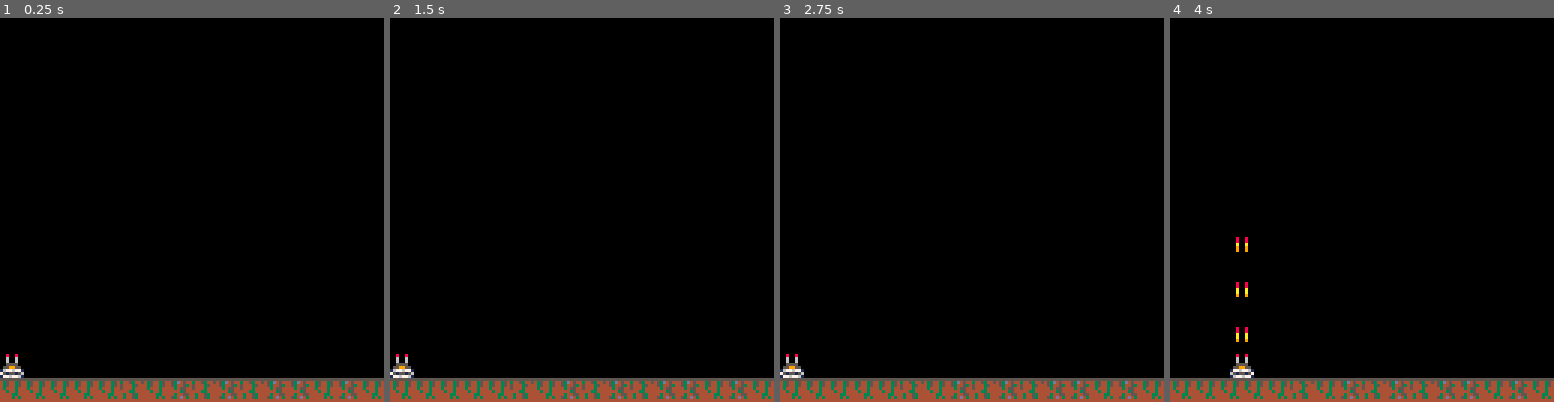
Above: before the commit, frames 1-4 (left to right).
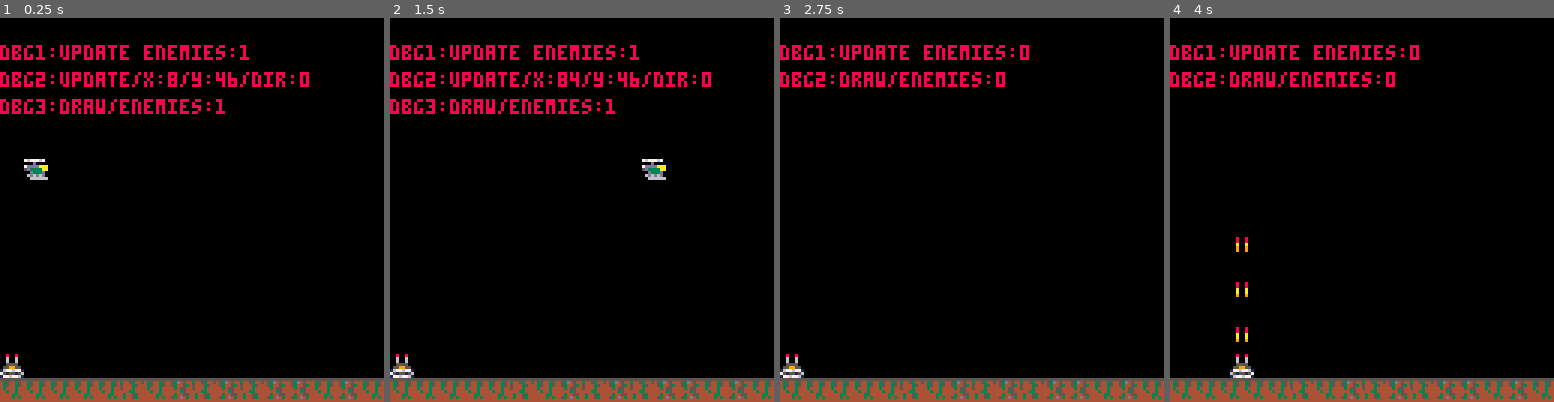
Above: after the commit, the same moments.

Repository: lauripaulo/pico8-games
Game: PICO-8 cartridge picotank/picotank.p8
Same seed, same stepped clock (60 frames per second), same inputs: the game is played once before the commit and once after it.
Inputs:
- Up to frame 1 (0.25 s): no input
- Up to frame 2 (1.5 s): no input
- Up to frame 3 (2.75 s): hold Left 1.97-2.37 s
- Up to frame 4 (4 s): hold Right 2.87-3.53 s; hold Up from 3.58 s (still down)

The runs differ from the first frame. In frame 1, 3.8% of the frame differs, in the area x 0-81%, y 7-43%; in frame 2, 3.8%, in the area x 0-84%, y 7-43%; in frame 3, 2.2%; in frame 4, 2.2%.

Commit message:
Enemy spawn ok!

Diff:
--- a/picotank/main.lua
+++ b/picotank/main.lua
@@ -1,117 +1,185 @@
 -- init
+-- C:\Program Files (x86)\PICO-8\pico8.exe
+function _init()
+    -- constants
+    left = 0
+    right = 1
+    up = 2
+    down = 3
+	tics = 0
+	dbg = {}
 
-function _init()
-	-- constants
-	left = 0
-	right = 1
-	up = 2
-	down = 3
-	tics = 0
+    cfg = {
+        levels = {},
+        lvl_ypos = 15 * 8,
+        playspr = {1, 2},
+        terrspr = {48, 49, 50},
+        shotspr = {17, 18},
+        shot_timer = 5,
+        max_shots = 4,
+        shot_veloc = 3
+    }
 
-	cfg = {
-		levels = {},
-		lvl_ypos = 15 * 8,
-		playspr = {1, 2},
-		terrspr = {48, 49, 50},
-		shotspr = {17, 18},
-		shot_timer = 5,
-		max_shots = 4,
-		shot_veloc = 3
+    player = {spr = {1, 2}, x = 0, y = 14 * 8, accel = 1, shots = {}}
+
+    enemies = {
+        list = {},
+        minx = -8,
+        maxx = 136,
+        miny = 0,
+        maxy = 80
 	}
 
-	player = {
-		spr = {1, 2},
-		x = 0,
-		y = 14 * 8,
-		accel = 1,
-		shots = {}
-	}
-	local lvl = genlevel()
+    local lvl = genlevel()
 	add(cfg.levels, lvl)
+
+	add(enemies.list, create_enemy())
 end
 
--->8
+-- >8
 -- common
 
 function genlevel(num)
-	local lvlterr = {}
-	local tile = nil
-	local initial = cfg.terrspr[1]
-	for i = 1, 16 do
-		tile = flr(rnd(#cfg.terrspr) + initial)
-		add(lvlterr, tile)
-	end
-	return lvlterr
+    local lvlterr = {}
+    local tile = nil
+    local initial = cfg.terrspr[1]
+    for i = 1, 16 do
+        tile = flr(rnd(#cfg.terrspr) + initial)
+        add(lvlterr, tile)
+    end
+    return lvlterr
 end
 
--->8
+function create_enemy()
+	local start_y = flr(rnd(80))
+	local enemy = {
+		x = nil,
+		y = start_y,
+		shot = false,
+		type = "chooper",
+		sprs = {3, 5},
+		timer = 2,
+		veloc = 2,
+		dir = nil
+	}
+	enemy.dir = flr(rnd(2))
+	if enemy.dir == 0 then
+		enemy.x = -8
+	else
+		enemy.x = 136
+	end
+	return enemy
+end
+
+-- >8
 -- update
 
 function _update()
-	tics = tics + 1
-	update_player()
+    tics = tics + 1
+    update_player()
 	update_shots()
+	update_enemies()
+end
+
+function update_enemies()
+	add(dbg, "update enemies:"..#enemies.list)
+	for enemy in all(enemies.list) do
+		if enemy.type == "chooper" then
+			if enemy.dir == 0 then
+				enemy.x = enemy.x + enemy.veloc
+				if enemy.x > 136 then
+					del(enemies.list, enemy)
+				end
+			else
+				enemy.x = enemy.x - enemy.veloc
+				if enemy.x < -8 then
+					del(enemies.list, enemy)
+				end
+			end
+			add(dbg, "update/x:"..enemy.x.."/y:"..enemy.y.."/dir:"..enemy.dir)
+		end
+	end
 end
 
 function update_player()
-	if btn(0) and player.x > 0 then
-		player.x = player.x - player.accel
-	elseif btn(1) and player.x < 120 then
-		player.x = player.x + player.accel
+    if btn(0) and player.x > 0 then
+        player.x = player.x - player.accel
+    elseif btn(1) and player.x < 120 then
+        player.x = player.x + player.accel
+    end
+    if btn(2) then
+        -- shot timer
+        if tics % cfg.shot_timer == 0 then
+            if #player.shots < cfg.max_shots then
+                shot = {x = player.x, y = player.y - 4}
+                add(player.shots, shot)
+            end
+        end
+    end
+end
+
+function update_shots()
+    for shot in all(player.shots) do
+        shot.y = shot.y - cfg.shot_veloc
+        if (shot.y < -8) then del(player.shots, shot) end
+    end
+end
+
+-- >8
+-- draw
+
+function _draw()
+    cls()
+    draw_terrain()
+    draw_player()
+	draw_enemies()
+	draw_shots()
+	print_debug()
+end
+
+function print_debug()
+	local i = 1
+	for debug_info in all(dbg) do
+		print("dbg"..i..":"..debug_info, 0, i * 9, 8)
+		i = i + 1
 	end
-	if btn(2) then
-		-- shot timer
-		if tics % cfg.shot_timer == 0 then
-			if #player.shots < cfg.max_shots then
-				shot = {x = player.x, y = player.y - 4}
-				add(player.shots, shot)
+	dbg = {}
+end
+
+function draw_enemies()
+	add(dbg, "draw/enemies:"..#enemies.list)
+	for enemy in all(enemies.list) do
+		if enemy.type == "chooper" then
+			local s = enemy.sprs[1]
+			if enemy.x % enemy.timer == 0 then s = enemy.sprs[2] end
+			if enemy.dir == 0 then
+				spr(s, enemy.x, enemy.y)
+			else
+				spr(s, enemy.x, enemy.y, 1, 1, true, false)
 			end
 		end
 	end
 end
 
-function update_shots()
-	for shot in all(player.shots) do
-		shot.y = shot.y - cfg.shot_veloc
-		if (shot.y < -8) then
-			del(player.shots, shot)
-		end
-	end
-end
-
--->8
--- draw
-
-function _draw()
-	cls()
-	draw_terrain()
-	draw_player()
-	draw_shots()
-end
-
 function draw_shots()
-	for shot in all(player.shots) do
-		local s = cfg.shotspr[1]
-		if shot.y % 4 == 0 then
-			s = cfg.shotspr[2]
-		end
-		spr(s, shot.x, shot.y)
-	end
+    for shot in all(player.shots) do
+        local s = cfg.shotspr[1]
+        if shot.y % 4 == 0 then s = cfg.shotspr[2] end
+        spr(s, shot.x, shot.y)
+    end
 end
 
 function draw_player()
-	local s = cfg.playspr[1]
-	if player.x % 3 == 0 then
-		s = cfg.playspr[2]
-	end
-	spr(s, player.x, player.y)
+    local s = cfg.playspr[1]
+    if player.x % 3 == 0 then s = cfg.playspr[2] end
+    spr(s, player.x, player.y)
 end
 
 function draw_terrain()
-	local x = 0
-	local tiles = cfg.levels[1]
-	for t in all(tiles) do
-		spr(t, x, cfg.lvl_ypos)
-		x = x + 8
-	end
+    local x = 0
+    local tiles = cfg.levels[1]
+    for t in all(tiles) do
+        spr(t, x, cfg.lvl_ypos)
+        x = x + 8
+    end
 end
--- a/picotank/picotank.p8
+++ b/picotank/picotank.p8
@@ -2,121 +2,189 @@
 version 29
 __lua__
 -- init
-
+-- C:\Program Files (x86)\PICO-8\pico8.exe
 function _init()
-	-- constants
-	left = 0
-	right = 1
-	up = 2
-	down = 3
+    -- constants
+    left = 0
+    right = 1
+    up = 2
+    down = 3
 	tics = 0
-
-	cfg = {
-		levels = {},
-		lvl_ypos = 15 * 8,
-		playspr = {1, 2},
-		terrspr = {48, 49, 50},
-		shotspr = {17, 18},
-		shot_timer = 5,
-		max_shots = 4,
-		shot_veloc = 3
+	dbg = {}
+
+    cfg = {
+        levels = {},
+        lvl_ypos = 15 * 8,
+        playspr = {1, 2},
+        terrspr = {48, 49, 50},
+        shotspr = {17, 18},
+        shot_timer = 5,
+        max_shots = 4,
+        shot_veloc = 3
+    }
+
+    player = {spr = {1, 2}, x = 0, y = 14 * 8, accel = 1, shots = {}}
+
+    enemies = {
+        list = {},
+        minx = -8,
+        maxx = 136,
+        miny = 0,
+        maxy = 80
 	}
 
-	player = {
-		spr = {1, 2},
-		x = 0,
-		y = 14 * 8,
-		accel = 1,
-		shots = {}
+    local lvl = genlevel()
+	add(cfg.levels, lvl)
+
+	add(enemies.list, create_enemy())
+end
+
+-- >8
+-- common
+
+function genlevel(num)
+    local lvlterr = {}
+    local tile = nil
+    local initial = cfg.terrspr[1]
+    for i = 1, 16 do
+        tile = flr(rnd(#cfg.terrspr) + initial)
+        add(lvlterr, tile)
+    end
+    return lvlterr
+end
+
+function create_enemy()
+	local start_y = flr(rnd(80))
+	local enemy = {
+		x = nil,
+		y = start_y,
+		shot = false,
+		type = "chooper",
+		sprs = {3, 5},
+		timer = 2,
+		veloc = 2,
+		dir = nil
 	}
-	local lvl = genlevel()
-	add(cfg.levels, lvl)
-end
-
--->8
--- common
-
-function genlevel(num)
-	local lvlterr = {}
-	local tile = nil
-	local initial = cfg.terrspr[1]
-	for i = 1, 16 do
-		tile = flr(rnd(#cfg.terrspr) + initial)
-		add(lvlterr, tile)
-	end
-	return lvlterr
-end
-
--->8
+	enemy.dir = flr(rnd(2))
+	if enemy.dir == 0 then
+		enemy.x = -8
+	else
+		enemy.x = 136
+	end
+	return enemy
+end
+
+-- >8
 -- update
 
 function _update()
-	tics = tics + 1
-	update_player()
+    tics = tics + 1
+    update_player()
 	update_shots()
+	update_enemies()
+end
+
+function update_enemies()
+	add(dbg, "update enemies:"..#enemies.list)
+	for enemy in all(enemies.list) do
+		if enemy.type == "chooper" then
+			if enemy.dir == 0 then
+				enemy.x = enemy.x + enemy.veloc
+				if enemy.x > 136 then
+					del(enemies.list, enemy)
+				end
+			else
+				enemy.x = enemy.x - enemy.veloc
+				if enemy.x < -8 then
+					del(enemies.list, enemy)
+				end
+			end
+			add(dbg, "update/x:"..enemy.x.."/y:"..enemy.y.."/dir:"..enemy.dir)
+		end
+	end
 end
 
 function update_player()
-	if btn(0) and player.x > 0 then
-		player.x = player.x - player.accel
-	elseif btn(1) and player.x < 120 then
-		player.x = player.x + player.accel
-	end
-	if btn(2) then
-		-- shot timer
-		if tics % cfg.shot_timer == 0 then
-			if #player.shots < cfg.max_shots then
-				shot = {x = player.x, y = player.y - 4}
-				add(player.shots, shot)
+    if btn(0) and player.x > 0 then
+        player.x = player.x - player.accel
+    elseif btn(1) and player.x < 120 then
+        player.x = player.x + player.accel
+    end
+    if btn(2) then
+        -- shot timer
+        if tics % cfg.shot_timer == 0 then
+            if #player.shots < cfg.max_shots then
+                shot = {x = player.x, y = player.y - 4}
+                add(player.shots, shot)
+            end
+        end
+    end
+end
+
+function update_shots()
+    for shot in all(player.shots) do
+        shot.y = shot.y - cfg.shot_veloc
+        if (shot.y < -8) then del(player.shots, shot) end
+    end
+end
+
+-- >8
+-- draw
+
+function _draw()
+    cls()
+    draw_terrain()
+    draw_player()
+	draw_enemies()
+	draw_shots()
+	print_debug()
+end
+
+function print_debug()
+	local i = 1
+	for debug_info in all(dbg) do
+		print("dbg"..i..":"..debug_info, 0, i * 9, 8)
+		i = i + 1
+	end
+	dbg = {}
+end
+
+function draw_enemies()
+	add(dbg, "draw/enemies:"..#enemies.list)
+	for enemy in all(enemies.list) do
+		if enemy.type == "chooper" then
+			local s = enemy.sprs[1]
+			if enemy.x % enemy.timer == 0 then s = enemy.sprs[2] end
+			if enemy.dir == 0 then
+				spr(s, enemy.x, enemy.y)
+			else
+				spr(s, enemy.x, enemy.y, 1, 1, true, false)
 			end
 		end
 	end
 end
 
-function update_shots()
-	for shot in all(player.shots) do
-		shot.y = shot.y - cfg.shot_veloc
-		if (shot.y < -8) then
-			del(player.shots, shot)
-		end
-	end
-end
-
--->8
--- draw
-
-function _draw()
-	cls()
-	draw_terrain()
-	draw_player()
-	draw_shots()
-end
-
 function draw_shots()
-	for shot in all(player.shots) do
-		local s = cfg.shotspr[1]
-		if shot.y % 4 == 0 then
-			s = cfg.shotspr[2]
-		end
-		spr(s, shot.x, shot.y)
-	end
+    for shot in all(player.shots) do
+        local s = cfg.shotspr[1]
+        if shot.y % 4 == 0 then s = cfg.shotspr[2] end
+        spr(s, shot.x, shot.y)
+    end
 end
 
 function draw_player()
-	local s = cfg.playspr[1]
-	if player.x % 3 == 0 then
-		s = cfg.playspr[2]
-	end
-	spr(s, player.x, player.y)
+    local s = cfg.playspr[1]
+    if player.x % 3 == 0 then s = cfg.playspr[2] end
+    spr(s, player.x, player.y)
 end
 
 function draw_terrain()
-	local x = 0
-	local tiles = cfg.levels[1]
-	for t in all(tiles) do
-		spr(t, x, cfg.lvl_ypos)
-		x = x + 8
-	end
+    local x = 0
+    local tiles = cfg.levels[1]
+    for t in all(tiles) do
+        spr(t, x, cfg.lvl_ypos)
+        x = x + 8
+    end
 end
 
 __gfx__
